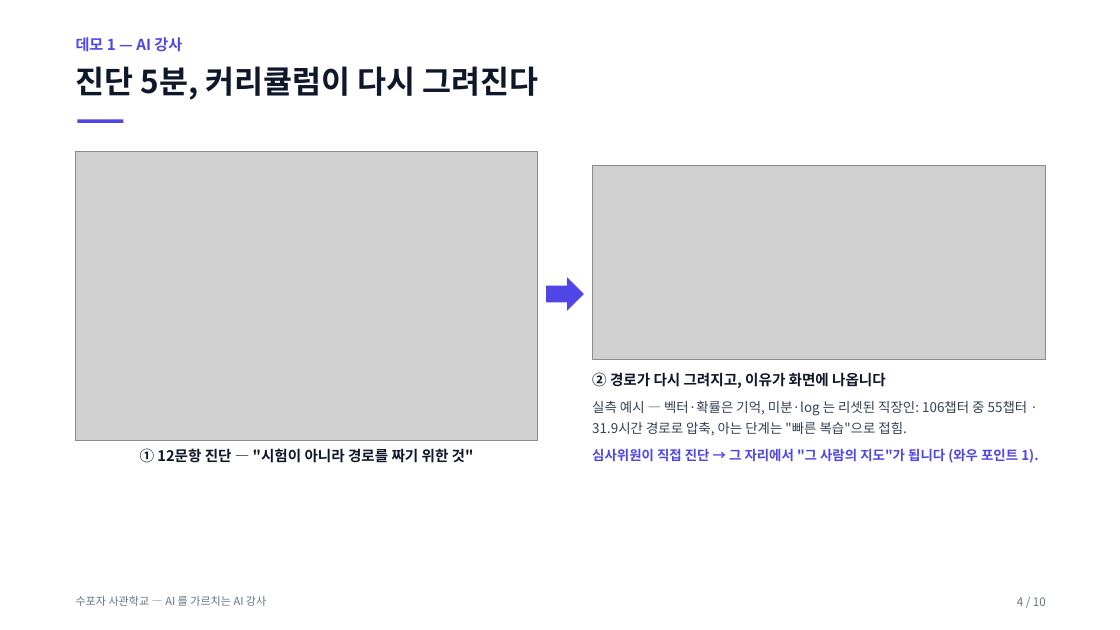
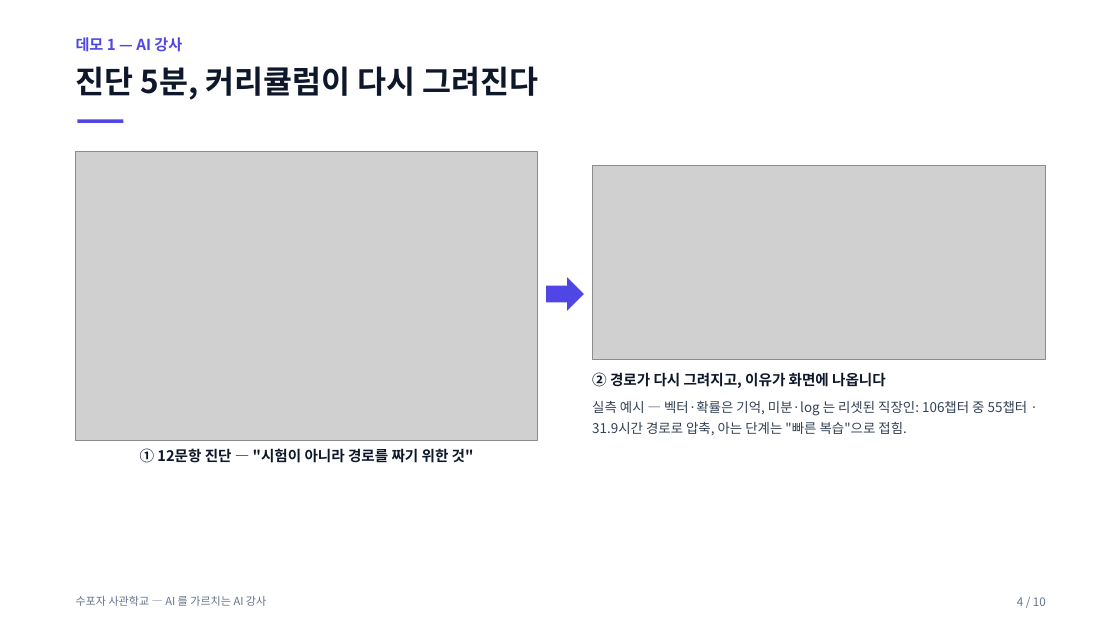
Before and after one commit to jiyupapa/math-platform, a slide deck: slide 4 of docs/hackathon/11_pitch_deck.pptx. Drawn at 1120x630 pixels with LibreOffice and Linux fonts; fonts in the diff are those of the drawing; grey boxes stand for pictures. Boxes give left, top, right and bottom in pixels: in the first picture for what was removed or moved away, otherwise in the second. Text is boxed around its words. In the diff, an @@ line names an element or a change of style, - is before the commit and + after.

```diff
--- a/docs/hackathon/11_pitch_deck.pptx
+++ b/docs/hackathon/11_pitch_deck.pptx
@@ text at [592,448,1038,463]: paragraph removed @@
-심사위원이 직접 진단 → 그 자리에서 "그 사람의 지도"가 됩니다 (와우 포인트 1).
```
Also in this commit, not shown: 2 other slides changed, 6 other files.
